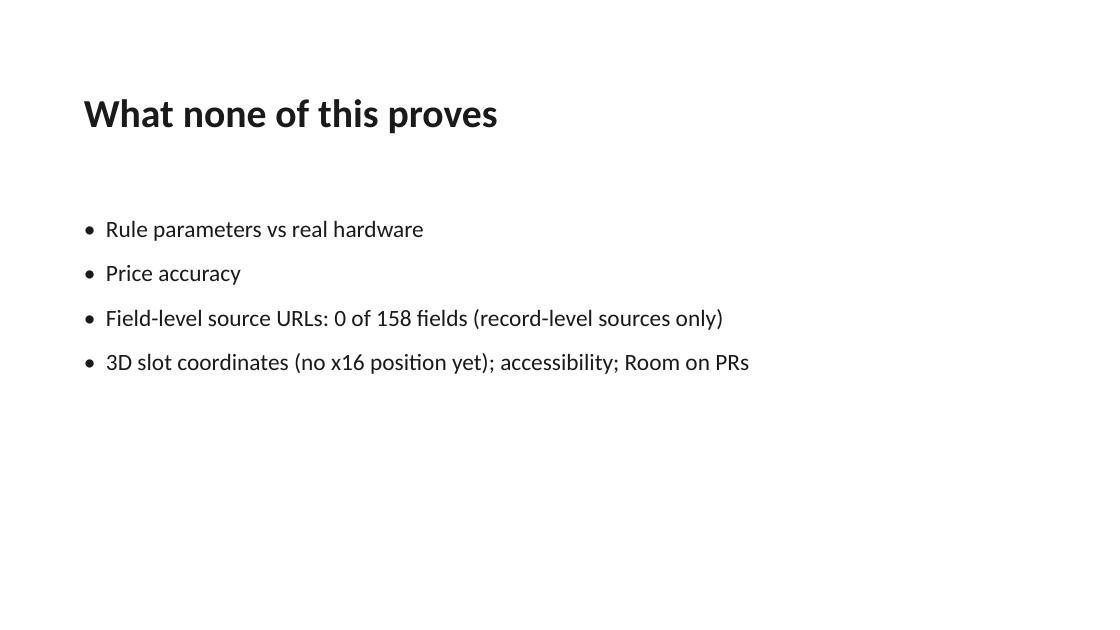
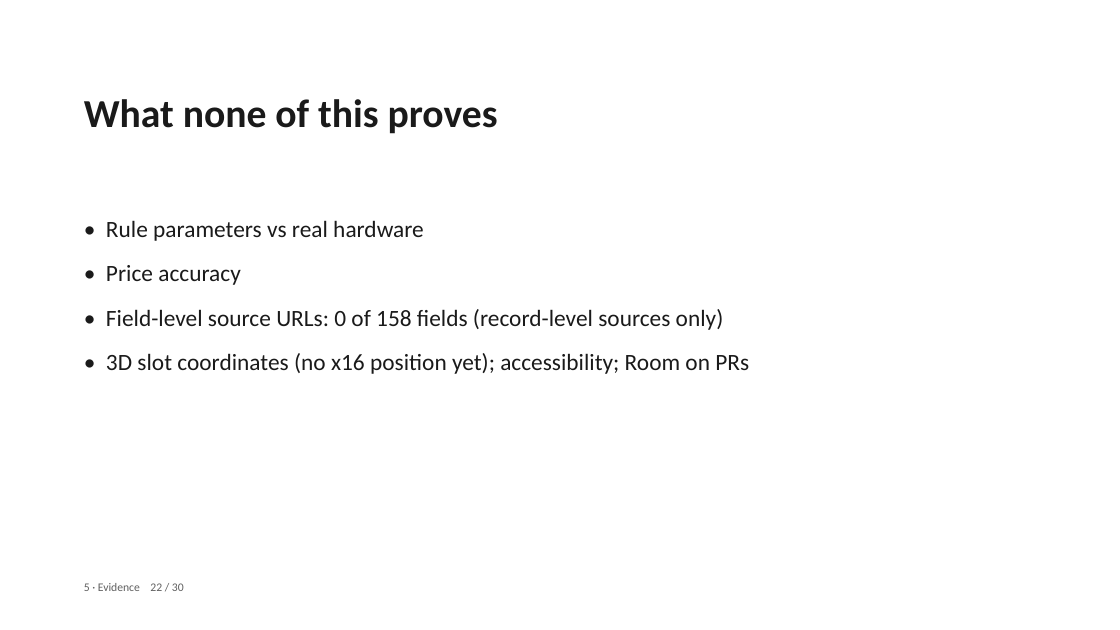
Before and after one commit to pc-buildmate/pcbuildmate, a slide deck: slide 22 of materials/source/Defense_Deck.pptx. Drawn at 1120x630 pixels with LibreOffice and Linux fonts; fonts in the diff are those of the drawing. Boxes give left, top, right and bottom in pixels: in the first picture for what was removed or moved away, otherwise in the second. Text is boxed around its words. In the diff, an @@ line names an element or a change of style, - is before the commit and + after.

```diff
--- a/materials/source/Defense_Deck.pptx
+++ b/materials/source/Defense_Deck.pptx
@@ text added at (x1=84, y1=583, x2=184, y2=591), 10 pt, text #606060 @@
+5 · Evidence 22 / 30
```
Also in this commit, not shown: 28 other slides changed.
